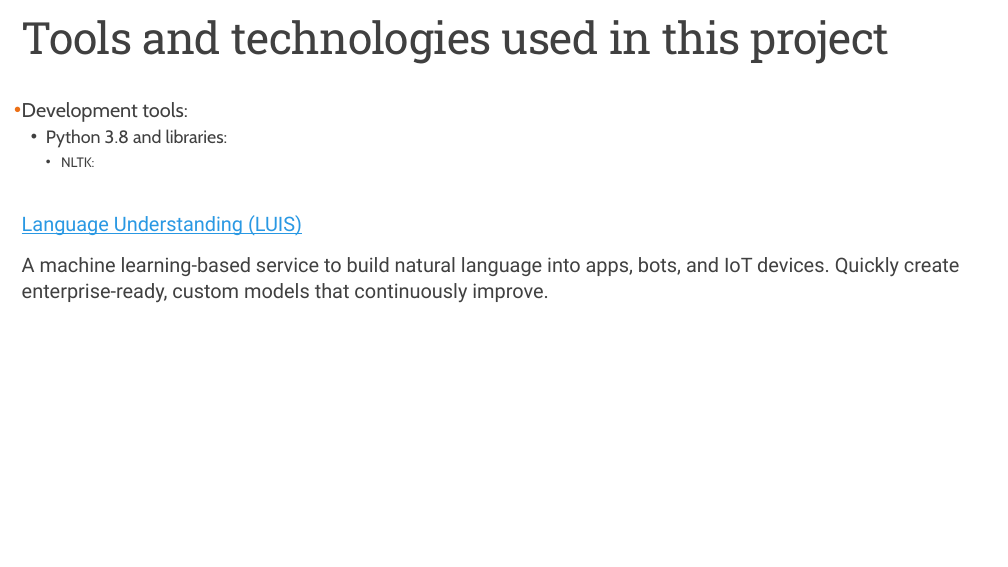
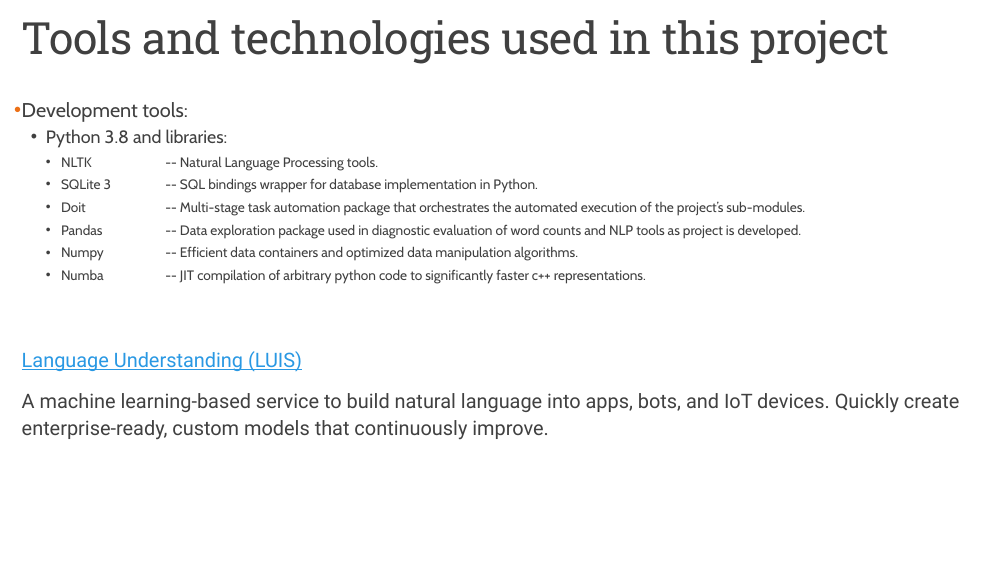
Before and after one commit to marneylc/ACME, a slide deck: slide 5 of presentaion_resources/Categorical Email Classification Tool.pptx. Drawn at 1008x567 pixels with LibreOffice and Linux fonts; fonts in the diff are those of the drawing. Boxes give left, top, right and bottom in pixels: in the first picture for what was removed or moved away, otherwise in the second. Text is boxed around its words. In the diff, an @@ line names an element or a change of style, - is before the commit and + after.

Commit message:
finished updates to ensure operational path of download->cache->compute_count->generate_csv

```diff
--- a/presentaion_resources/Categorical Email Classification Tool.pptx
+++ b/presentaion_resources/Categorical Email Classification Tool.pptx
@@ text at (61, 156, 805, 284): text changed @@
-    • NLTK:
+    • NLTK -- Natural Language Processing tools.
+    • SQLite 3 -- SQL bindings wrapper for database implementation in Python.
+    • Doit -- Multi-stage task automation package that orchestrates the automated execution of the project’s sub-modules.
+    • Pandas -- Data exploration package used in diagnostic evaluation of word counts and NLP tools as project is developed.
+    • Numpy -- Efficient data containers and optimized data manipulation algorithms.
+    • Numba -- JIT compilation of arbitrary python code to significantly faster c++ representations.
```
Also in this commit, not shown: 5 other files.
